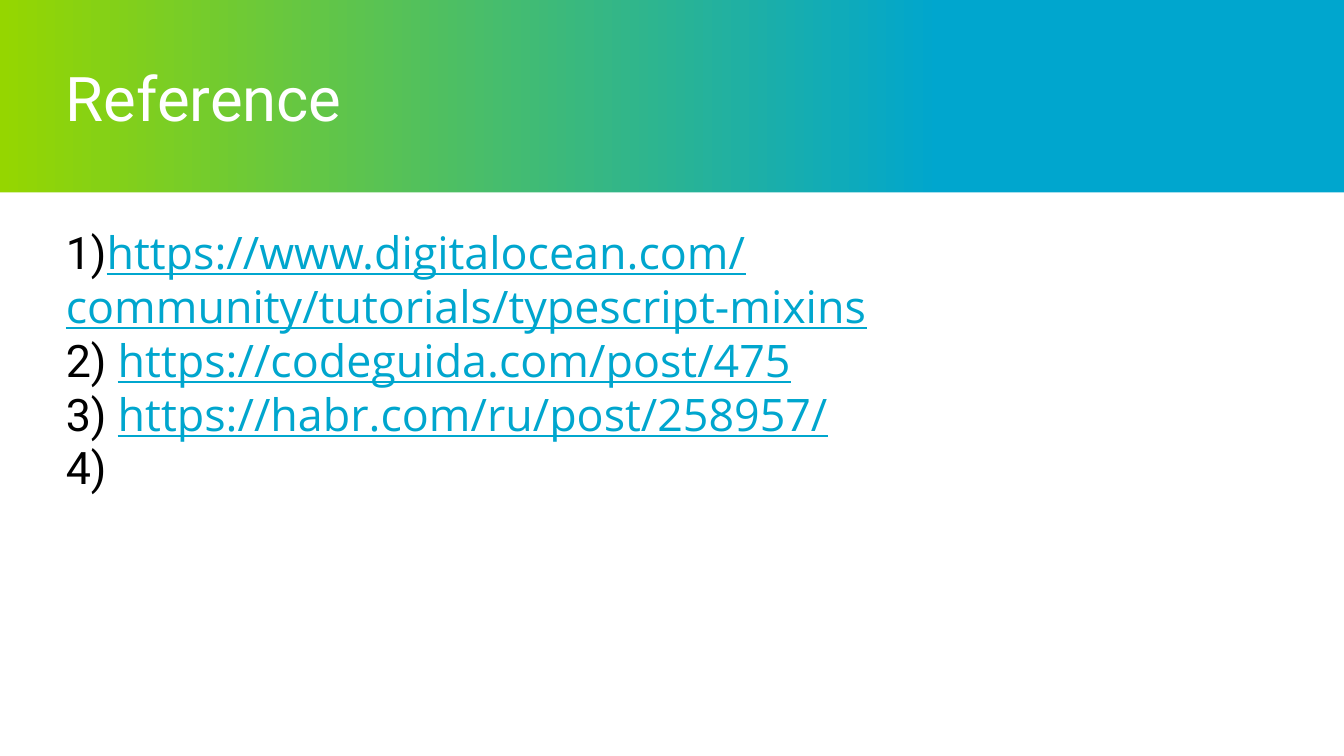
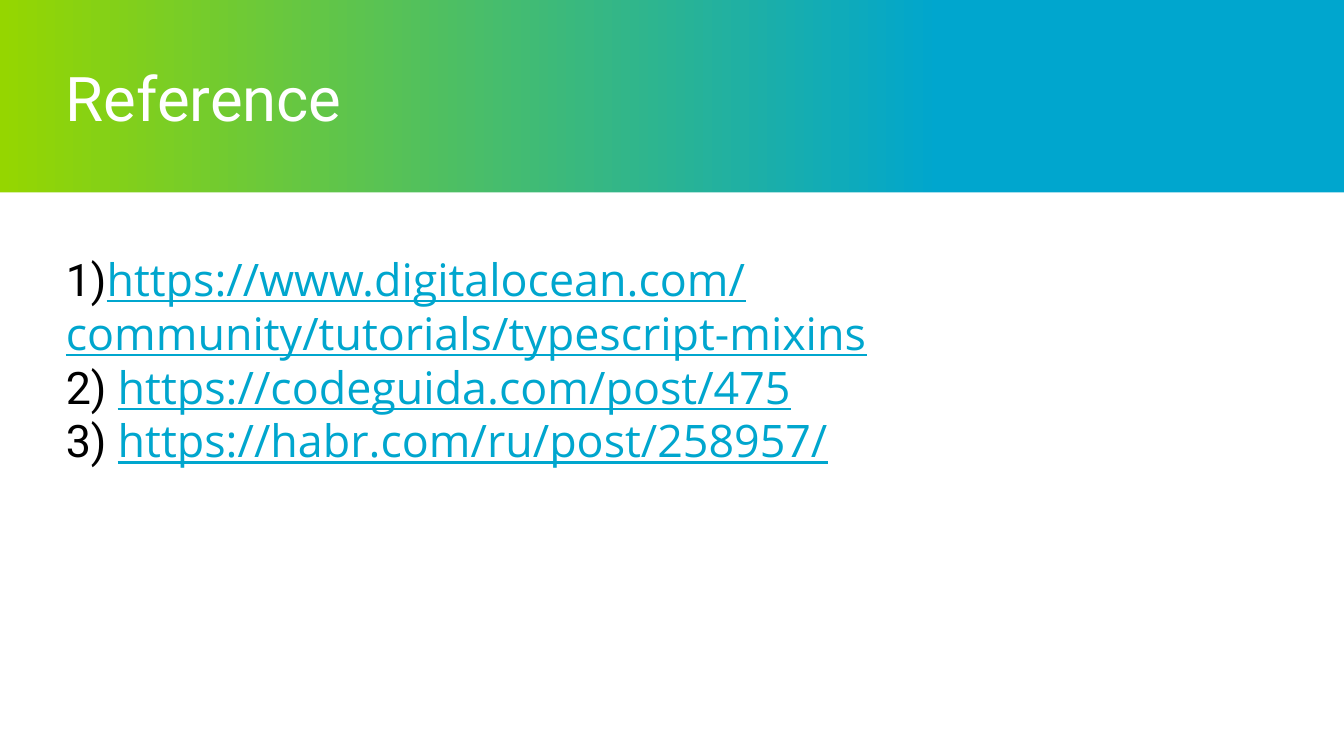
Before and after one commit to khudnytskaya/prezentations, a slide deck: slide 26 of TypeScript.pptx. Drawn at 1344x756 pixels with LibreOffice and Linux fonts; fonts in the diff are those of the drawing; background and template pictures are left out. Boxes give left, top, right and bottom in pixels: in the first picture for what was removed or moved away, otherwise in the second. Text is boxed around its words. In the diff, an @@ line names an element or a change of style, - is before the commit and + after.

```diff
--- a/TypeScript.pptx
+++ b/TypeScript.pptx
@@ text "1)https://www.digitalocean.com/community/tutorials/typescrip ...": place and size @@
-text "1)https://www.digitalocean.com/community/tutorials/typescrip ..." at (66, 233, 866, 494)
+text "1)https://www.digitalocean.com/community/tutorials/typescrip ..." at (66, 260, 866, 468)
@@ text at (66, 448, 107, 494): paragraph removed @@
-4)
```
Also in this commit, not shown: 1 other file.
